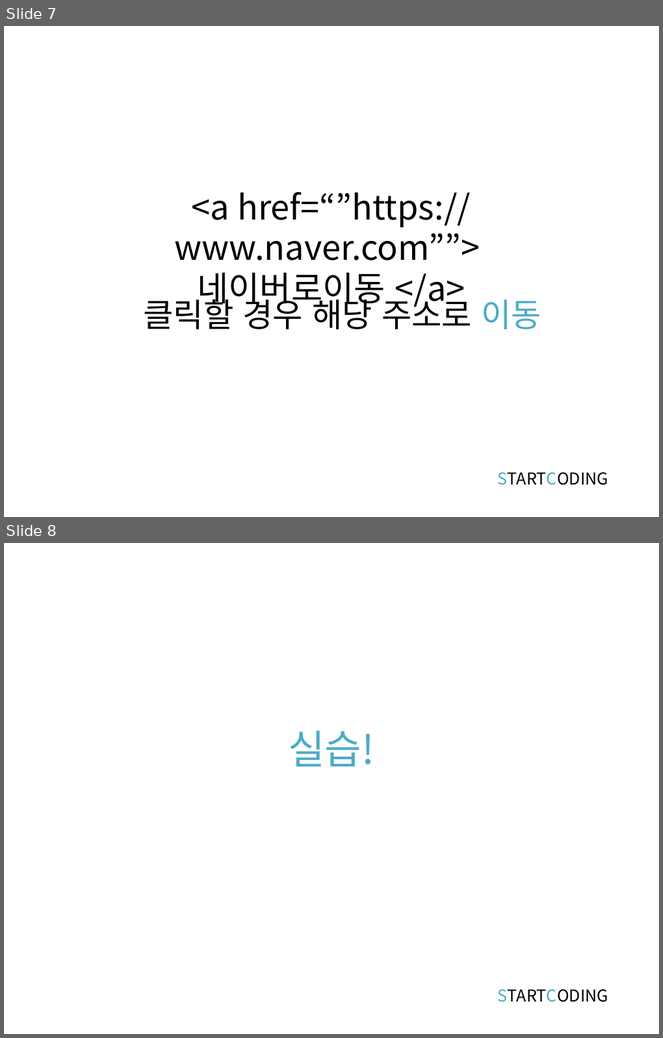
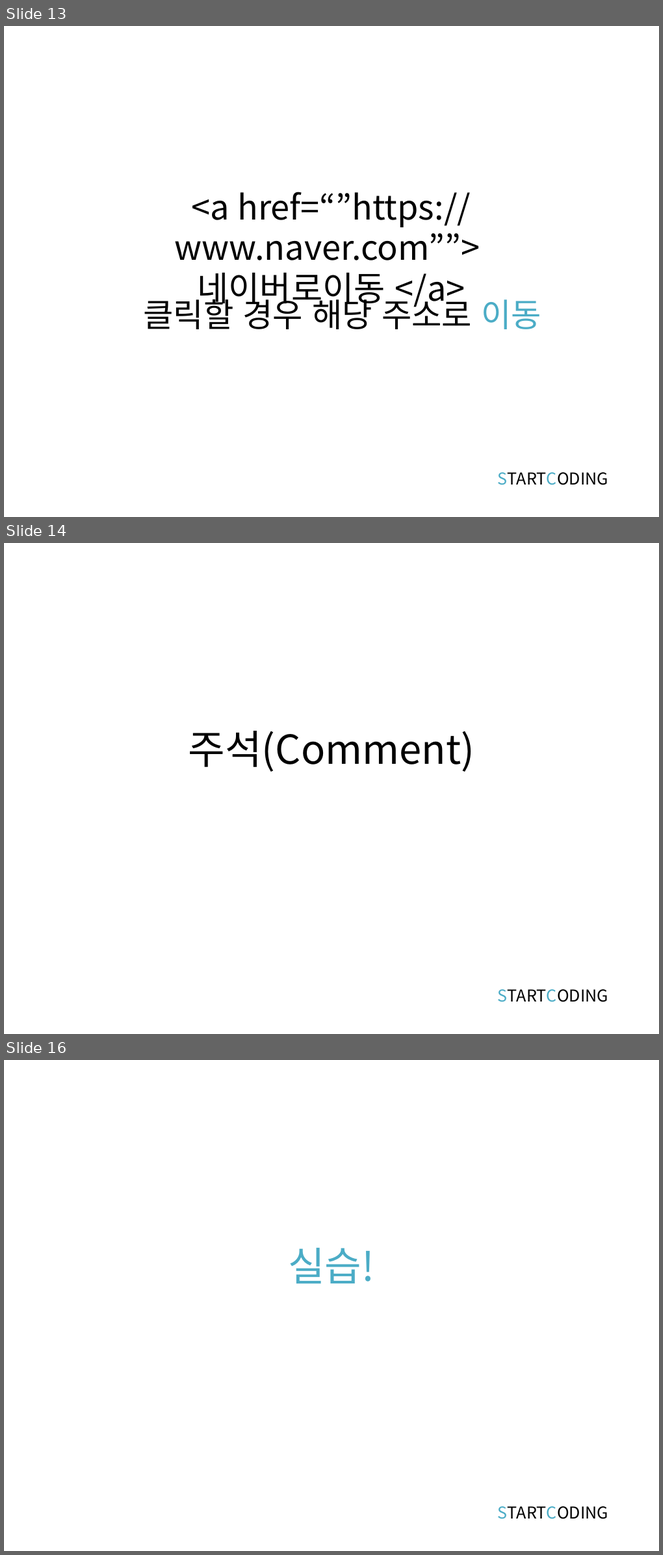
Before and after one commit to kwonkijun/web, a slide deck: 프론트엔드기초(PPT)/HTML5 2강_텍스트관련태그.pptx. Shown one above the other, each under a label of ours: slides 7 and 8 before the commit, slides 13, 14 and 16 after it; the slides between them are not shown. The pictures are 663x1038 and 663x1555 pixels, drawn with LibreOffice and Linux fonts; fonts in the diff are those of the drawing. Boxes give left, top, right and bottom in pixels: in the first picture for what was removed or moved away, otherwise in the second. Text is boxed around its words. In the diff, an @@ line names an element or a change of style, - is before the commit and + after.

```diff
--- a/프론트엔드기초(PPT)/HTML5 2강_텍스트관련태그.pptx
+++ b/프론트엔드기초(PPT)/HTML5 2강_텍스트관련태그.pptx
@@ slide 14 added at (4,543,659,1034), background #FFFFFF @@
@@ title added at (188,731,475,772), 44 pt, text #000000 @@
+주석(Comment)
@@ text added at (498,990,608,1003), 18 pt, text #000000 @@
+STARTCODING
@@ what was slide 7 is now slide 13 @@
@@ what was slide 8 is now slide 16 @@
```
Also in this commit, not shown: 1 slide changed, 7 other slides added, 30 other files.
